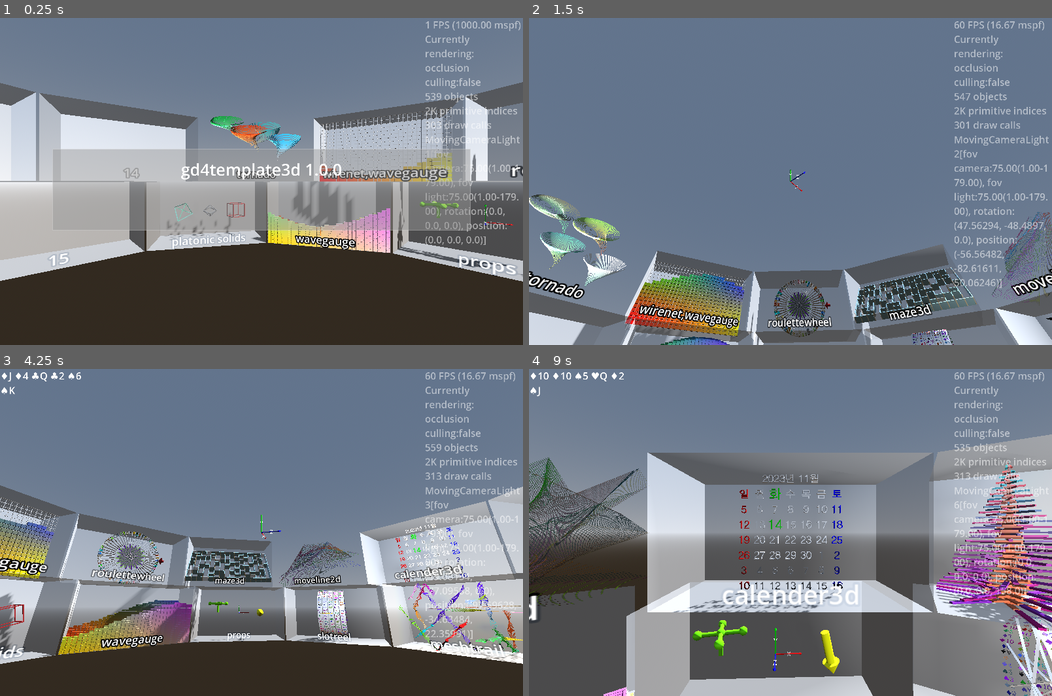
Above: before the commit, frames 1-4 (two rows, left to right).
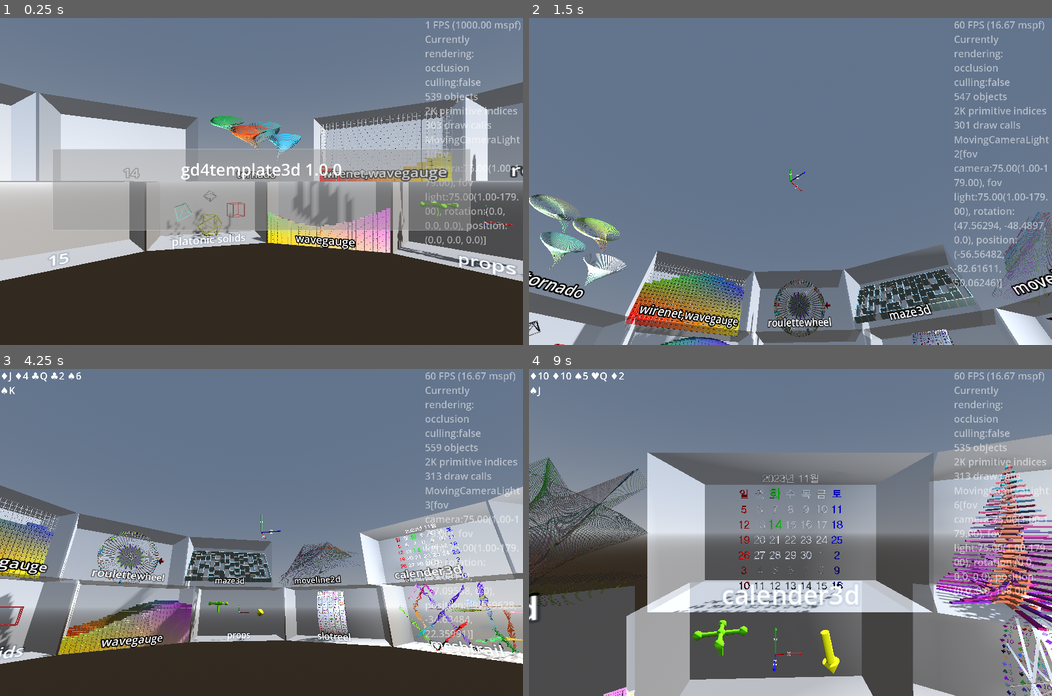
Above: after the commit, the same moments.

Repository: kasworld/gd4template3d
Game: Godot game, scene res://main.tscn
The game is run twice, just before and just after one commit, with the same random seed, the same clock (stepped at 60 frames per second) and the same inputs.
Inputs (mouse positions are in pixels of both pictures, inside the frame that each line leads up to):
- Up to frame 1 (0.25 s): no input
- Up to frame 2 (1.5 s): tap Enter at 0.5 s; move the mouse to (905, 165) at 0.52 s; hold Right 0.53-1.28 s; tap Q at 0.6 s; click (905, 165) at 0.67 s; move the mouse to (685, 197) at 1.27 s; hold Down from 1.28 s (still down); tap E at 1.35 s
- Up to frame 3 (4.25 s): move the mouse to (313, 460) at 2.02 s; release Down at 2.03 s; hold Right 2.03-2.78 s; tap Enter at 2.1 s; move the mouse to (235, 597) at 2.77 s; hold Up 2.78-3.53 s; tap Q at 2.85 s; click (235, 597) at 2.92 s; move the mouse to (418, 581) at 3.52 s; hold Left from 3.53 s (still down); tap E at 3.6 s
- Up to frame 4 (9 s): move the mouse to (633, 483) at 4.27 s; tap one key every 0.75 s from 4.35 s: Enter Q E Enter Q E Enter; move the mouse to (816, 532) at 5.02 s; release Left at 5.03 s; hold Down 5.03-5.78 s; click (816, 532) at 5.17 s; move the mouse to (712, 450) at 5.77 s; hold Right 5.78-6.53 s; move the mouse to (905, 516) at 6.52 s; hold Up 6.53-7.28 s; move the mouse to (685, 548) at 7.27 s; hold Right 7.28-8.03 s; click (685, 548) at 7.42 s; move the mouse to (842, 460) at 8.02 s; hold Down 8.03-8.78 s; move the mouse to (764, 597) at 8.77 s; hold Left from 8.78 s (still down)

The runs differ from the first frame. In frame 1, 0.2% of the frame differs, in the area x 36-43%, y 52-69%; in frame 2, less than 0.1%; in frame 3, 0.1%; in frame 4, less than 0.1%.

Commit message:
add IcosahedronLines, support func

Diff:
--- a/main.gd
+++ b/main.gd
@@ -100,6 +100,7 @@
 var wire_cube :MultiMeshShape
 var wire_tetrahedron :MultiMeshShape
 var wire_octahedron :MultiMeshShape
+var wire_icosahedron :MultiMeshShape
 func platonic_solids_demo(glasscabinet :GlassCabinet, labeltext :String = "") -> void:
 	if labeltext != "":
 		glasscabinet.set_label_text(labeltext)
@@ -109,13 +110,18 @@
 	glasscabinet.add_child(wire_cube)
 	wire_cube.position = Vector3(WorldSize.x/4, 0,0)
 	wire_tetrahedron = preload("res://multi_mesh_shape/multi_mesh_shape.tscn").instantiate(
-		).multi_line_by_pos( MultiMeshShape.TetrahedronPoints, 1, random_color())
+		).multi_line_by_pos( MultiMeshShape.TetrahedronLines, 1, random_color())
 	glasscabinet.add_child(wire_tetrahedron)
 	wire_tetrahedron.position = Vector3(-WorldSize.x/4, 0,0)
 	wire_octahedron = preload("res://multi_mesh_shape/multi_mesh_shape.tscn").instantiate(
-		).multi_line_by_pos( MultiMeshShape.OctahedronPoints, 1, random_color())
+		).multi_line_by_pos( MultiMeshShape.OctahedronLines, 1, random_color())
 	glasscabinet.add_child(wire_octahedron)
-	wire_octahedron.position = Vector3(0, 0,0)
+	wire_octahedron.position = Vector3(0,WorldSize.y/4,0)
+
+	wire_icosahedron = preload("res://multi_mesh_shape/multi_mesh_shape.tscn").instantiate(
+		).multi_line_by_pos( MultiMeshShape.IcosahedronLines, 1, random_color())
+	glasscabinet.add_child(wire_icosahedron)
+	wire_icosahedron.position = Vector3(0,-WorldSize.y/4,0)
 
 	platonic_solids_animation.animation_ended.connect(platonic_solids_animation_ended)
 	start_platonic_solids_animation()
@@ -137,6 +143,10 @@
 	axis = [Vector3.Axis.AXIS_X, Vector3.Axis.AXIS_Y, Vector3.Axis.AXIS_Z].pick_random()
 	platonic_solids_animation.start_rotate_subfield(
 		"ani_rot", wire_octahedron, axis , wire_octahedron.rotation[axis], wire_octahedron.rotation[axis] + diff, 1.0)
+	diff = [PI/2,-PI/2].pick_random()
+	axis = [Vector3.Axis.AXIS_X, Vector3.Axis.AXIS_Y, Vector3.Axis.AXIS_Z].pick_random()
+	platonic_solids_animation.start_rotate_subfield(
+		"ani_rot", wire_icosahedron, axis , wire_icosahedron.rotation[axis], wire_icosahedron.rotation[axis] + diff, 1.0)
 
 
 var tornado_list :Array # [ tornado , colorinfo ]
--- a/multi_mesh_shape/multi_mesh_shape.gd
+++ b/multi_mesh_shape/multi_mesh_shape.gd
@@ -98,7 +98,7 @@
 		multimesh.set_instance_transform(i,t)
 	return self
 
-const TetrahedronPoints := [
+const TetrahedronLines := [
 	[Vector3(10,10,10), Vector3(10,-10,-10)],
 	[Vector3(10,10,10), Vector3(-10,10,-10)],
 	[Vector3(10,10,10), Vector3(-10,-10,10)],
@@ -107,7 +107,7 @@
 	[Vector3(-10,-10,10), Vector3(10,-10,-10)],
 ]
 
-const OctahedronPoints := [
+const OctahedronLines := [
 	[Vector3(10,0,0), Vector3(0,10,0)],
 	[Vector3(10,0,0), Vector3(0,0,10)],
 	[Vector3(10,0,0), Vector3(0,-10,0)],
@@ -121,6 +121,58 @@
 	[Vector3(0,-10,0), Vector3(0,0,-10)],
 	[Vector3(0,0,-10), Vector3(0,10,0)],
 ]
+
+static var golden_ratio := (1+sqrt(5))/2
+static var IcosahedronPoints :Array= [
+	Vector3(0,1,golden_ratio),
+	Vector3(0,-1,golden_ratio),
+	Vector3(0,1,-golden_ratio),
+	Vector3(0,-1,-golden_ratio),
+	Vector3(1,golden_ratio,0),
+	Vector3(-1,golden_ratio,0),
+	Vector3(1,-golden_ratio,0),
+	Vector3(-1,-golden_ratio,0),
+	Vector3(golden_ratio,0,1),
+	Vector3(golden_ratio,0,-1),
+	Vector3(-golden_ratio,0,1),
+	Vector3(-golden_ratio,0,-1),
+]
+
+static var IcosahedronLines := make_line_from_sorted_point_list(
+	sort_points_for_line(
+		multiply_points(IcosahedronPoints,10)
+	),5)
+
+static func multiply_points(point_list:Array, m :float) -> Array:
+	var rtn := []
+	for p in point_list:
+		rtn.append(p *m)
+	return rtn
+
+# 각 배열의 첫 원소와 가장 가까운 순으로 점들을 정렬한다.
+static func sort_points_for_line(point_list :Array) -> Array:
+	var rtn := []
+	for p :Vector3 in point_list:
+		var plist := point_list.duplicate()
+		plist.sort_custom(func(a , b): return p.distance_to(a) < p.distance_to(b))
+		rtn.append(plist)
+	return rtn
+
+static func make_line_from_sorted_point_list(sorted_point_list :Array, cut_count :int) -> Array:
+	var rtn := []
+	for v in sorted_point_list:
+		for i in cut_count:
+			# for del duplicated line
+			if v[0] < v[1+i]:
+				rtn.append([v[0], v[1+i]])
+			else:
+				rtn.append([v[1+i], v[0]])
+	rtn.sort_custom(func(a,b): return a < b)
+	var rtn2 := []
+	for i in range(0,rtn.size(),2):
+		rtn2.append(rtn[i])
+	return rtn2
+
 
 # end example ##################################################################
 
